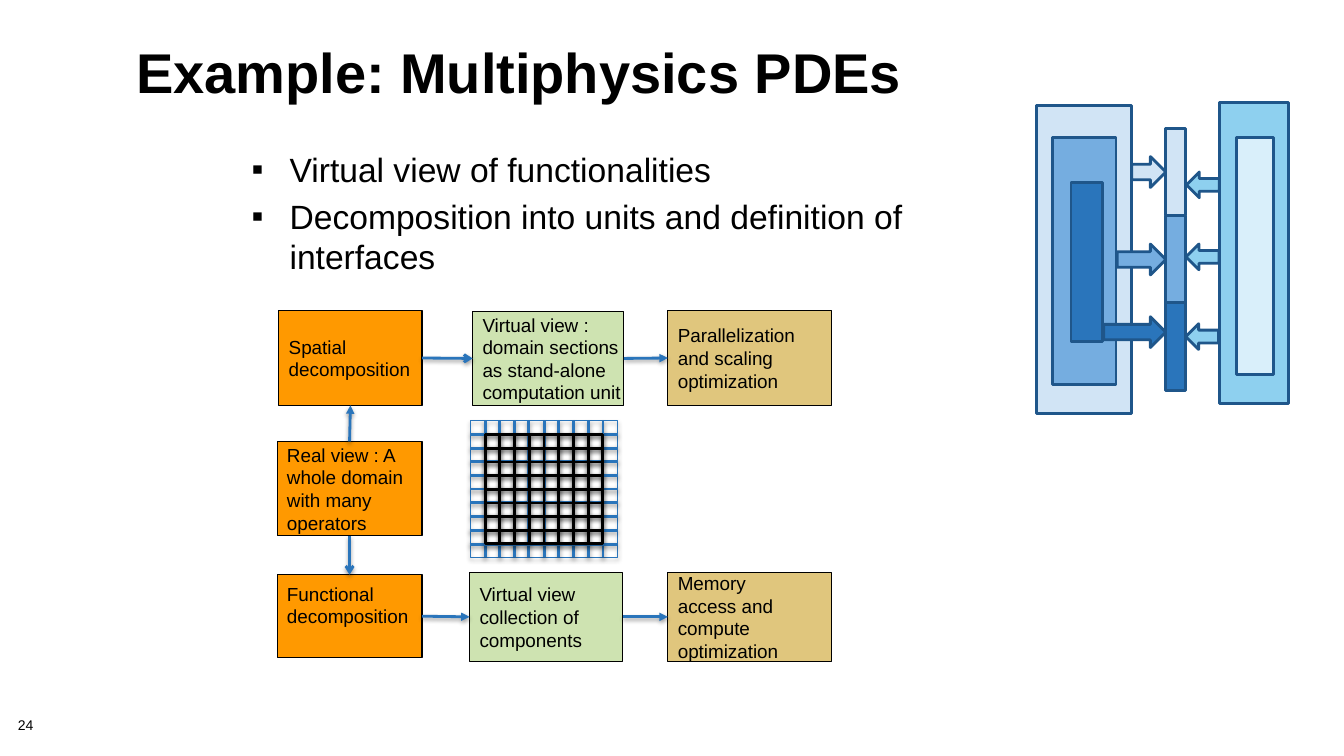
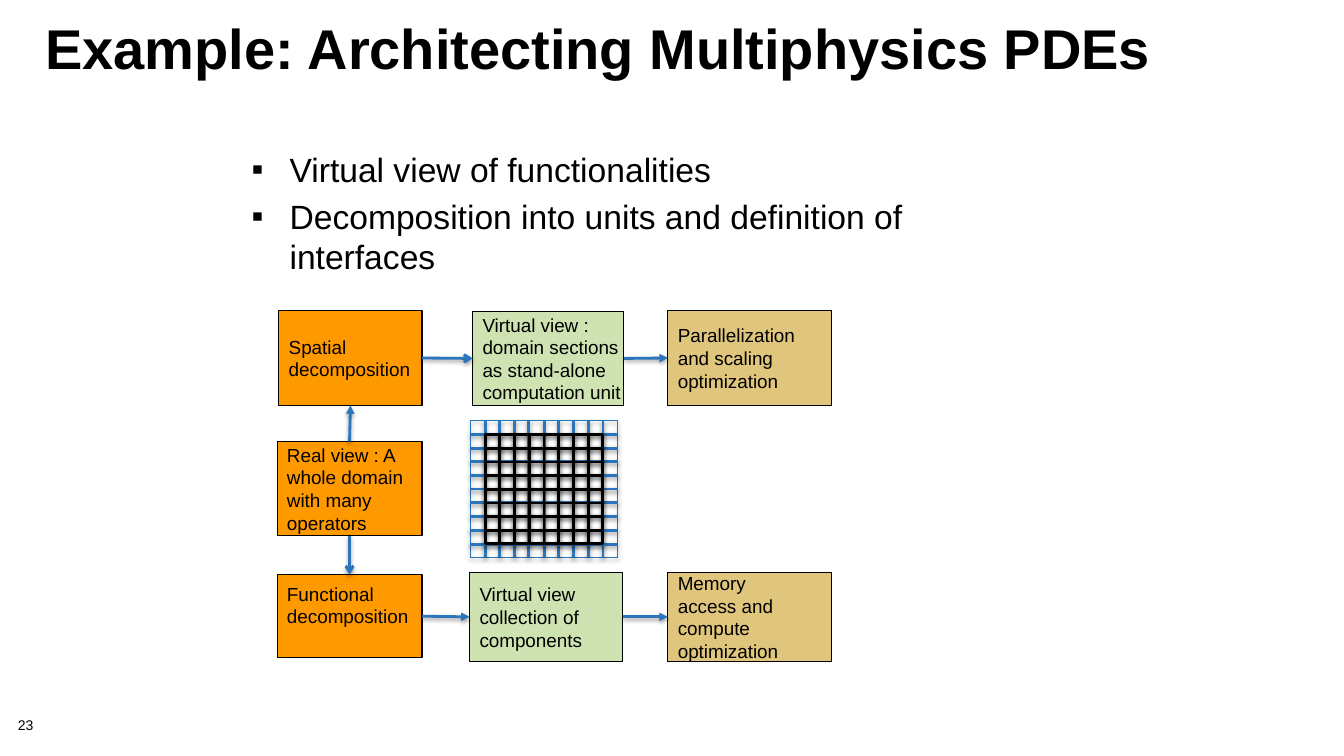
Before and after one commit to betterscientificsoftware/bssw-tutorial, a slide deck: slide 23 of presentations/04-design.pptx (slide 24 before the commit). Drawn at 1344x756 pixels with LibreOffice and Linux fonts; fonts in the diff are those of the drawing; background and template pictures are left out. Boxes give left, top, right and bottom in pixels: in the first picture for what was removed or moved away, otherwise in the second. Text is boxed around its words. In the diff, an @@ line names an element or a change of style, - is before the commit and + after.

```diff
--- a/presentations/04-design.pptx
+++ b/presentations/04-design.pptx
@@ title at <box>45,28,1150,79</box>: text changed @@
-Example: Multiphysics PDEs
+Example: Architecting Multiphysics PDEs
@@ group removed at <box>1036,102,1289,413</box>: 8 rectangles, 3 right arrows, 3 left arrows @@
@@ page number at <box>18,720,34,730</box>: text changed @@
-24
+23
```
Also in this commit, not shown: 11 other slides changed, 6 slides added, 6 slides removed, 2 other files.
